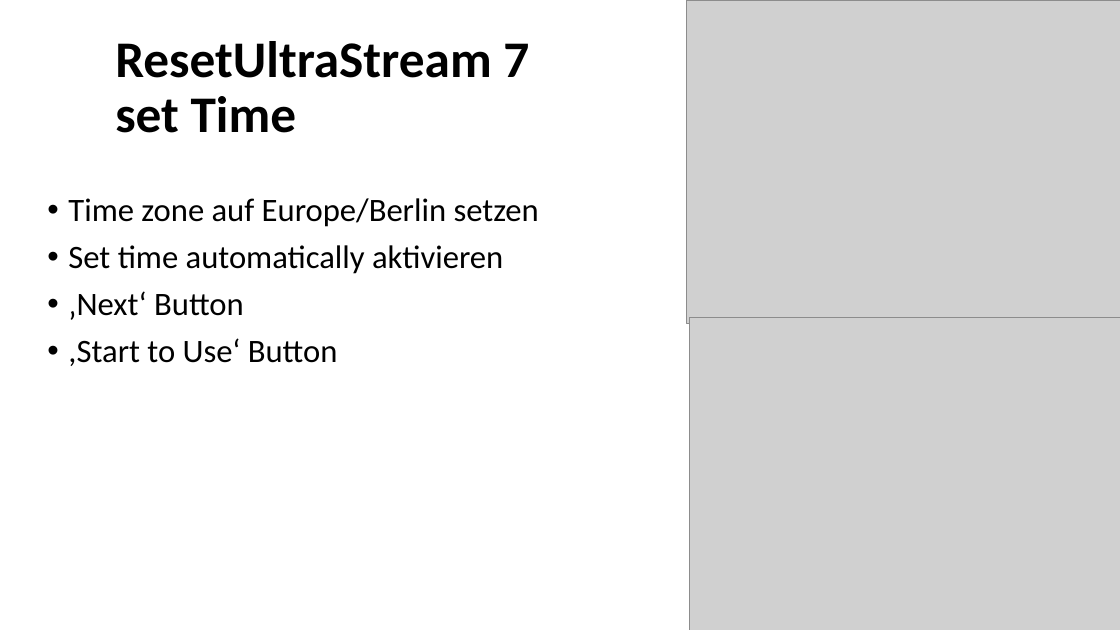
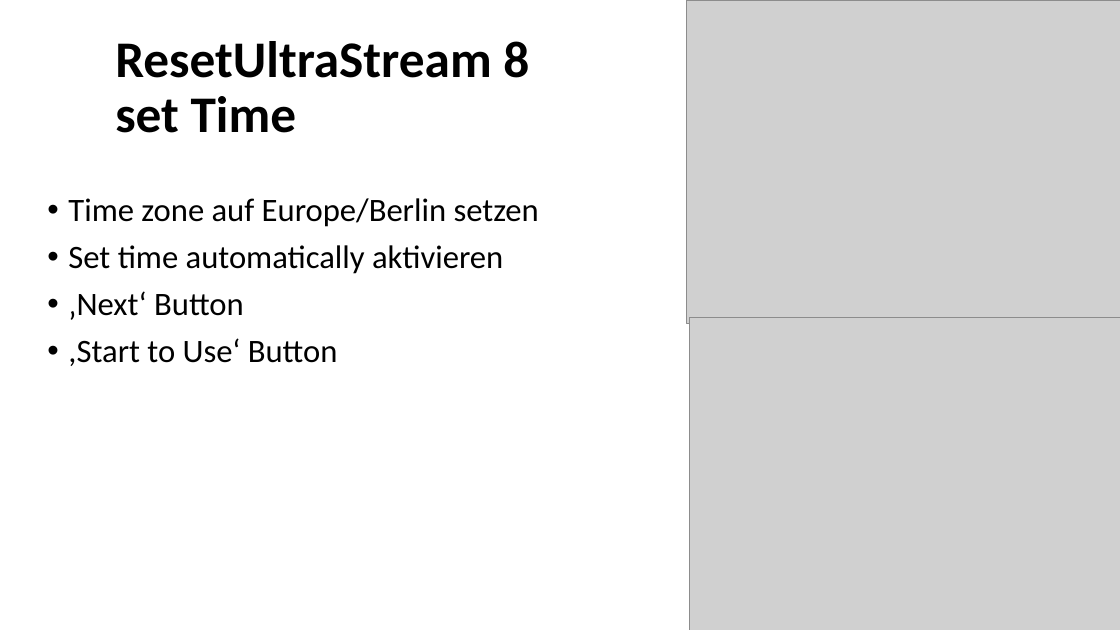
Before and after one commit to Geierwally-xD/JokiAutomation, a slide deck: slide 8 of docu/ResetUltraStream.pptx (slide 7 before the commit). Drawn at 1120x630 pixels with LibreOffice and Linux fonts; fonts in the diff are those of the drawing; grey boxes stand for pictures. Boxes give left, top, right and bottom in pixels: in the first picture for what was removed or moved away, otherwise in the second. Text is boxed around its words. In the diff, an @@ line names an element or a change of style, - is before the commit and + after.

```diff
--- a/docu/ResetUltraStream.pptx
+++ b/docu/ResetUltraStream.pptx
@@ title at box(115, 41, 529, 133): text changed @@
-ResetUltraStream 7
-set Time
+ResetUltraStream 8
+set Time
```
Also in this commit, not shown: 8 other slides changed, 1 slide added, 14 other files.
